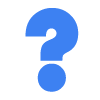
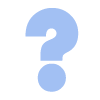
Layered file, before and after one edit (100×100). Changes by layer:
painted on "?" over [25, 8, 79, 92]
